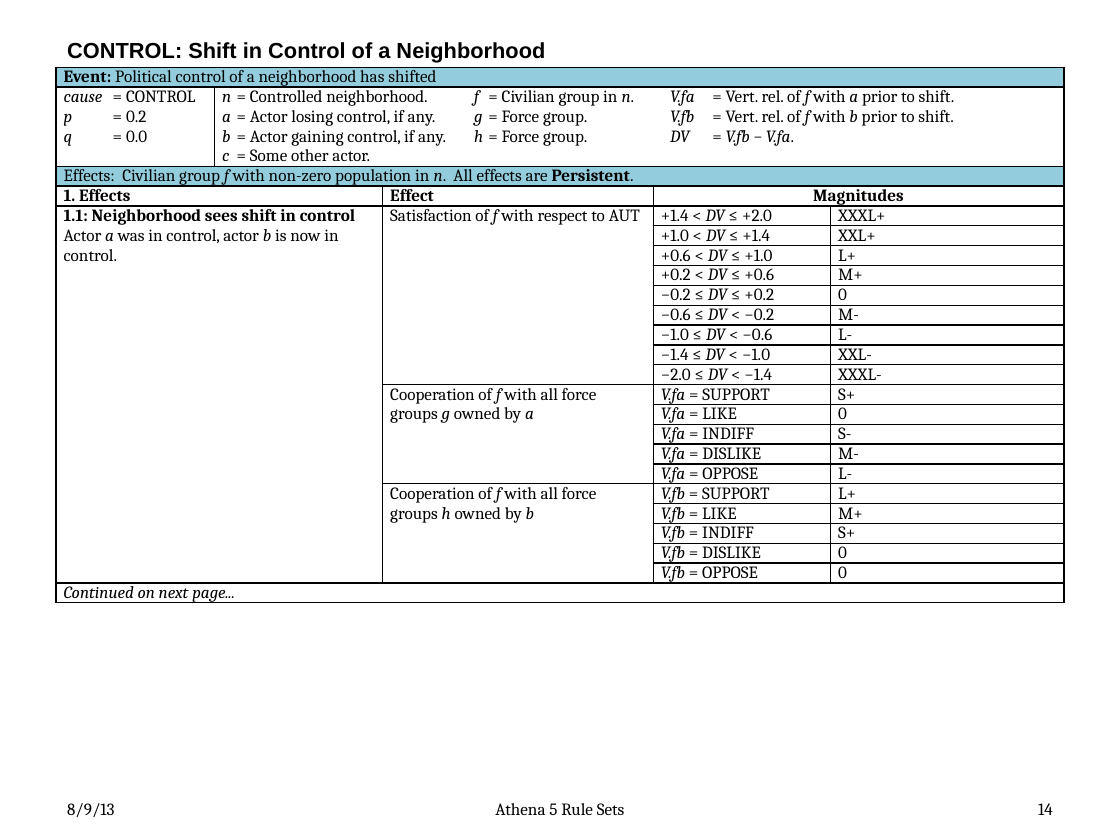
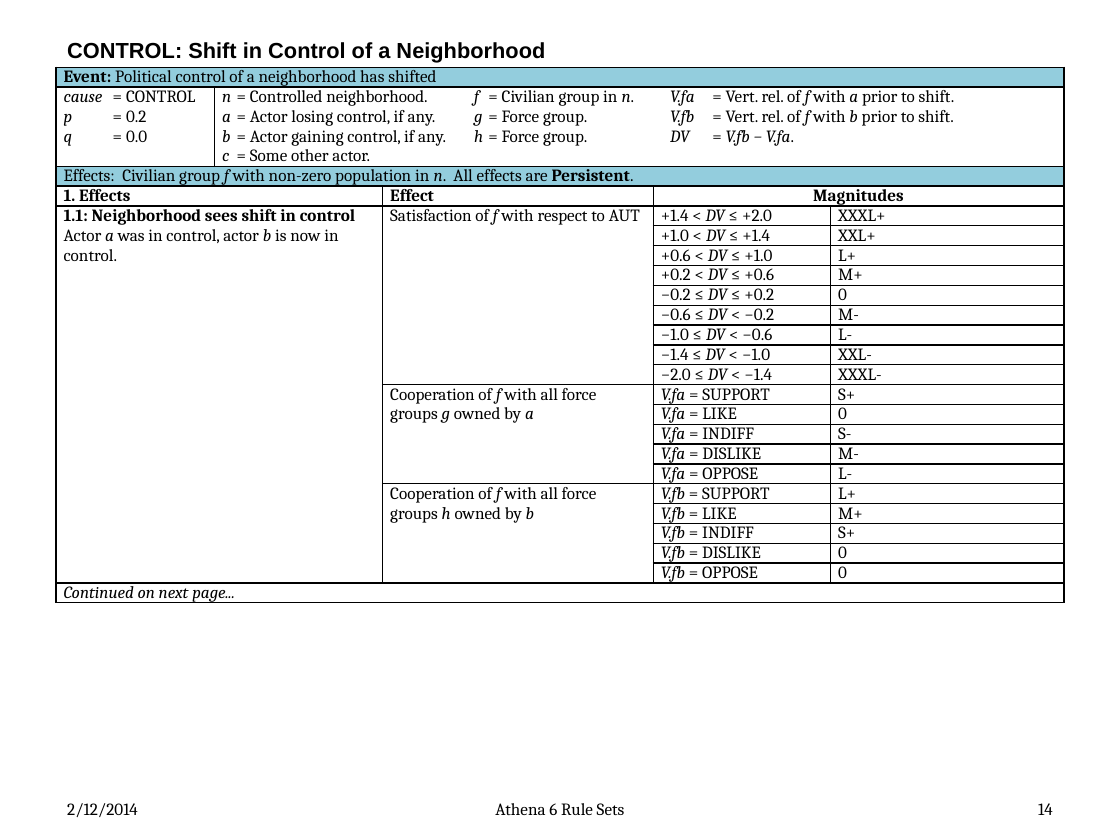
Before and after one commit to AthenaModel/athena-legacy, a slide deck: slide 14 of docs/dev/rules.pptx. Drawn at 1120x840 pixels with LibreOffice and Linux fonts; fonts in the diff are those of the drawing. Boxes give left, top, right and bottom in pixels: in the first picture for what was removed or moved away, otherwise in the second. Text is boxed around its words. In the diff, an @@ line names an element or a change of style, - is before the commit and + after.

Commit message:
Updated rules.pptx to Athena 6

```diff
--- a/docs/dev/rules.pptx
+++ b/docs/dev/rules.pptx
@@ text at [67,803,138,817]: text changed @@
-8/9/13
+2/12/2014
@@ text at [495,803,625,815]: text changed @@
-Athena 5 Rule Sets
+Athena 6 Rule Sets
```
Also in this commit, not shown: 82 other slides changed.
